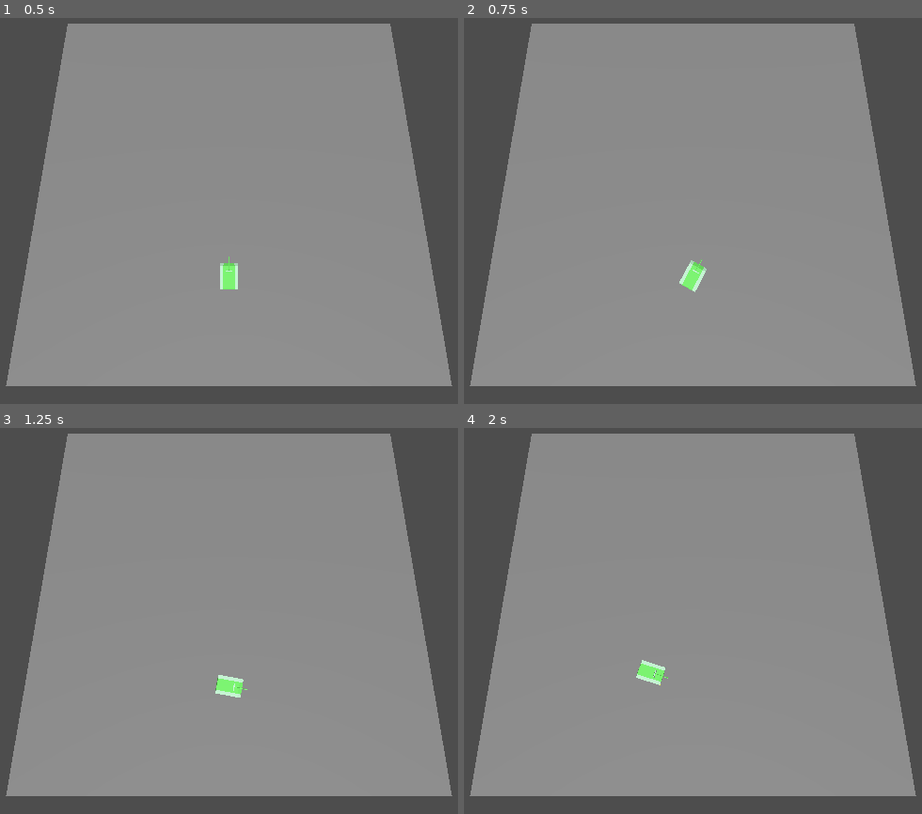
Above: before the commit, frames 1-4 (two rows, left to right).
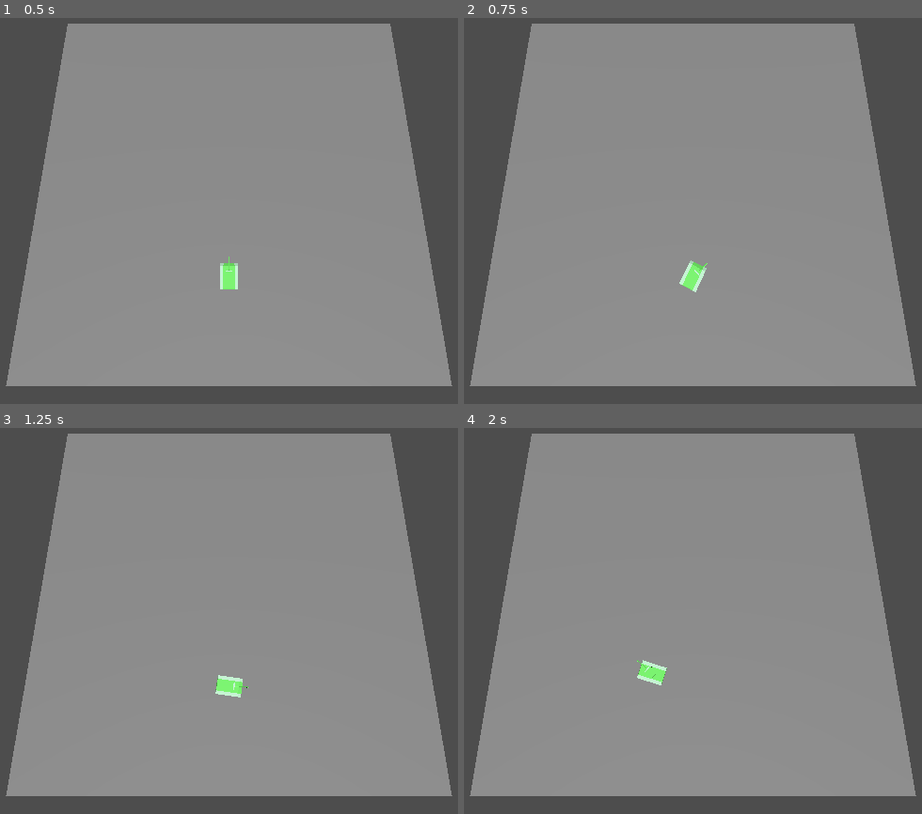
Above: after the commit, the same moments.

Repository: Luke-Joe/tank
Game: Godot game, scene res://scenes/main.tscn
Two runs of this game, one before a commit and one after it. Both use one fixed random seed, a clock stepped at 60 frames per second and the inputs below.
Inputs (mouse positions are in pixels of both pictures, inside the frame that each line leads up to):
- Up to frame 1 (0.5 s): no input
- Up to frame 2 (0.75 s): tap Enter at 0.5 s; move the mouse to (857, 176) at 0.52 s; hold D (turn_right) from 0.53 s (still down)
- Up to frame 3 (1.25 s): keep holding D (turn_right)
- Up to frame 4 (2 s): tap Space at 1.25 s; move the mouse to (541, 628) at 1.27 s; release D (turn_right) at 1.28 s; hold S (move_backward) from 1.28 s (still down)

Frame 1 is identical in both runs. In frame 2, less than 0.1% of the frame differs, in the area x 47-54%, y 62-72%; in frame 3, less than 0.1%; in frame 4, less than 0.1%, in the area x 37-45%, y 60-67%.

Commit message:
update movement scripts

Diff:
--- a/scenes/tank.tscn
+++ b/scenes/tank.tscn
@@ -1,6 +1,8 @@
-[gd_scene load_steps=22 format=4 uid="uid://dn2qd8twvwk7x"]
-
-[ext_resource type="Script" uid="uid://bbi3dma0dq5km" path="res://scripts/tank/tank.gd" id="1_qrxud"]
+[gd_scene load_steps=24 format=4 uid="uid://dn2qd8twvwk7x"]
+
+[ext_resource type="Script" uid="uid://bbi3dma0dq5km" path="res://scripts/tank/Tank.gd" id="1_01nm4"]
+[ext_resource type="Script" uid="uid://bf8q8ihgjgvd4" path="res://scripts/tank/Turret.gd" id="2_c4xvs"]
+[ext_resource type="Script" uid="uid://ofr5gbg4wkge" path="res://scripts/tank/TankInput.gd" id="2_k4vtj"]
 
 [sub_resource type="StandardMaterial3D" id="StandardMaterial3D_x8idy"]
 resource_name = "VerdeClaro"
@@ -260,7 +262,10 @@
 
 [node name="Tank" type="CharacterBody3D"]
 transform = Transform3D(0.1, 0, 0, 0, 0.1, 0, 0, 0, 0.1, 0, 0, 0)
-script = ExtResource("1_qrxud")
+script = ExtResource("1_01nm4")
+
+[node name="TankInput" type="Node" parent="."]
+script = ExtResource("2_k4vtj")
 
 [node name="Hull" type="Node3D" parent="."]
 
@@ -284,6 +289,7 @@
 skeleton = NodePath("")
 
 [node name="TurretPivot" type="Node3D" parent="."]
+script = ExtResource("2_c4xvs")
 
 [node name="TurretMesh" type="Node3D" parent="TurretPivot"]
 transform = Transform3D(0.51606655, 0, 0, 0, 0.22572286, -1.145898e-16, 0, 5.0120544e-17, 0.51606655, 0, -6.074, 0)
--- a/scripts/tank/tank.gd
+++ b/scripts/tank/Tank.gd
@@ -1,41 +1,45 @@
 extends CharacterBody3D
+
+@onready var input_node := $TankInput
+@onready var turret := $TurretPivot
 
 @export var move_speed := 750.0
 @export var turn_speed := 2.5
 @export var acceleration := 50000.0
 @export var deceleration := 150.0
 
+var input_state : TankInputState
+
 func _physics_process(delta: float) -> void:
+	handle_input()
 	handle_rotation(delta)
 	handle_movement(delta)
 	move_and_slide()
 
+func handle_input() -> void:
+	if input_node:
+		input_state = input_node.state
+
+	if input_state == null:
+		return
+
+	turret.apply_input(input_state)
+
 func handle_movement(delta):
-	var input := 0.0
-	if Input.is_action_pressed("move_forward"):
-		input += 1.0
-	if Input.is_action_pressed("move_backward"):
-		input -= 1.0
-
 	var forward := -transform.basis.z
-	var target_speed := input * move_speed
+	var target_speed := input_state.move * move_speed
 	var current_speed := velocity.dot(forward)
 
-	var accel := acceleration if abs(input) > 0 else deceleration
+	var accel := acceleration if abs(input_state.move) > 0 else deceleration
 	var new_speed := move_toward(current_speed, target_speed, accel * delta)
 
 	velocity = forward * new_speed
 	velocity.y = 0.0
 
 func handle_rotation(delta):
-	var reversing := Input.is_action_pressed("move_backward")
+	var is_reversing := input_state.move < 0
 
-	var turn := 0.0
-	if Input.is_action_pressed("turn_left"):
-		turn += 1.0
-	if Input.is_action_pressed("turn_right"):
-		turn -= 1.0
-
-	turn *= -1.0 if reversing else 1.0
+	var turn = input_state.turn
+	turn *= -1.0 if is_reversing else 1.0
 
 	rotation.y += turn * turn_speed * delta
--- /dev/null
+++ b/scripts/tank/TankInput.gd
@@ -0,0 +1,28 @@
+extends Node
+
+# movement
+var move := 0.0
+var turn := 0.0
+
+# turret
+var aim_world_pos : Vector3
+var fire := false
+
+var state = TankInputState.new()
+
+func _physics_process(delta: float) -> void:
+	state.move = Input.get_action_strength("move_forward") - Input.get_action_strength("move_backward")
+	state.turn = Input.get_action_strength("turn_left") - Input.get_action_strength("turn_right")
+	state.aim = get_mouse_world_position()
+	state.fire = Input.is_action_pressed("fire")
+
+func get_mouse_world_position() -> Vector3:
+	var viewport := get_viewport()
+	var camera := viewport.get_camera_3d()
+
+	var mouse_pos := viewport.get_mouse_position()
+	var ray_origin := camera.project_ray_origin(mouse_pos)
+	var ray_dir := camera.project_ray_normal(mouse_pos)
+
+	var plane := Plane(Vector3.UP, 0)
+	return plane.intersects_ray(ray_origin, ray_dir)
--- /dev/null
+++ b/scripts/tank/TankInputState.gd
@@ -0,0 +1,6 @@
+class_name TankInputState
+
+var move := 0.0
+var turn := 0.0
+var aim := Vector3.ZERO
+var fire := false
--- /dev/null
+++ b/scripts/tank/Turret.gd
@@ -0,0 +1,24 @@
+extends Node3D
+
+@export var rotation_speed = 3
+
+var input_state : TankInputState
+
+func apply_input(input: TankInputState) -> void:
+	input_state = input
+
+func _physics_process(delta: float) -> void:
+	handle_rotation(delta)
+
+func handle_rotation(delta: float) -> void:
+	var world_dir := input_state.aim - global_position
+	world_dir.y = 0
+
+	if world_dir.length_squared() < 0.001:
+		return
+
+	var local_dir := ((get_parent() as Node3D).global_basis.inverse() * world_dir).normalized()
+
+	var desired_yaw := atan2(-local_dir.x, -local_dir.z)
+
+	rotation.y = lerp_angle(rotation.y, desired_yaw, rotation_speed * delta)
Renamed: scripts/tank/tank.gd.uid -> scripts/tank/Tank.gd.uid
Not shown, added: scripts/tank/TankInput.gd.uid
Not shown, added: scripts/tank/TankInputState.gd.uid
Not shown, added: scripts/tank/Turret.gd.uid
